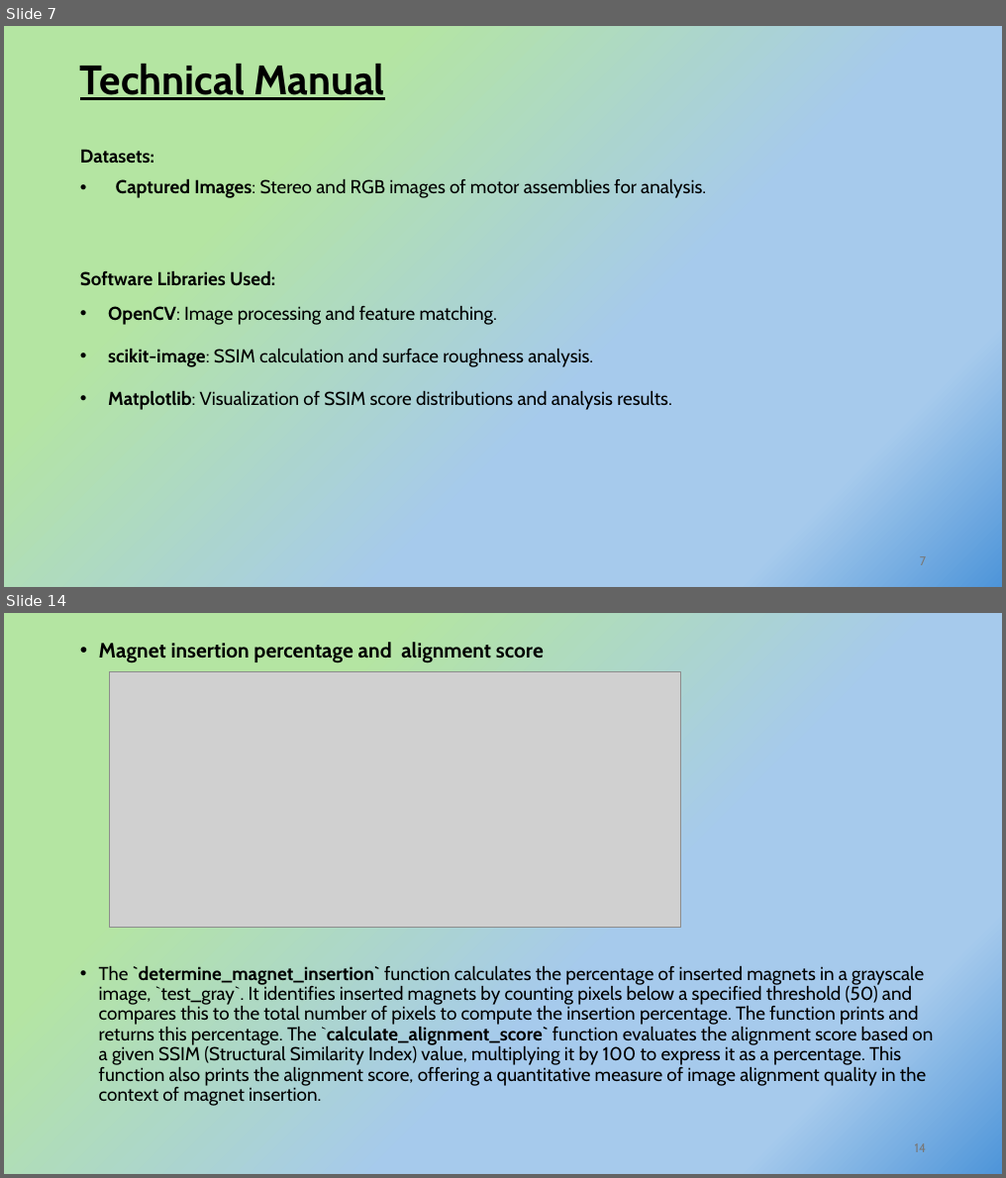
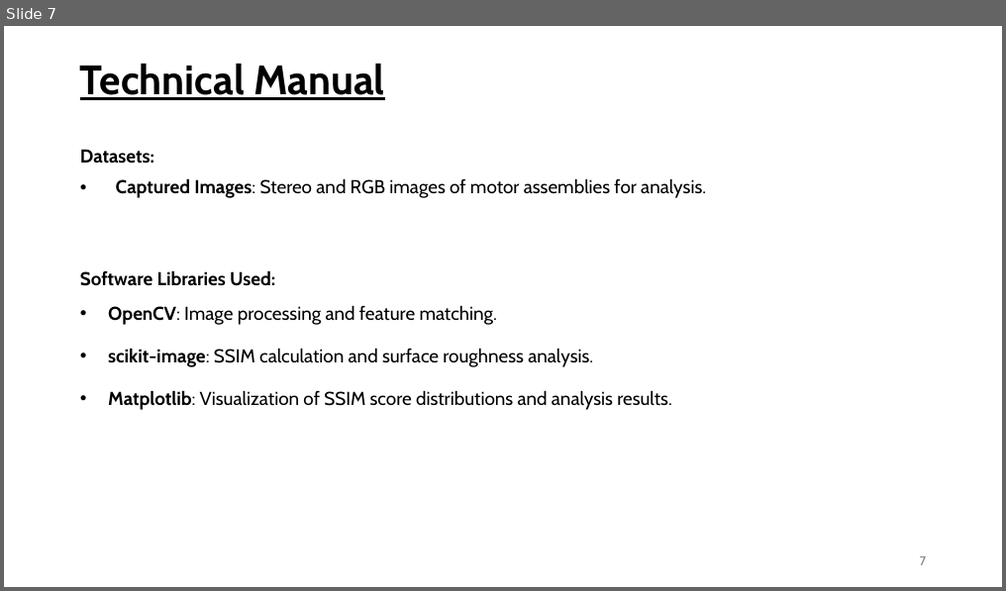
Before and after one commit to arpankumar2520/IDEAS_TIH_Project, a slide deck: MOTOR ASSEMBLY MONITORING THROUGH IMAGE ANALYSIS.pptx. Shown one above the other, each under a label of ours: slides 7 and 14 before the commit, slide 7 after it; the slides between them are not shown. The pictures are 1006x1178 and 1006x591 pixels, drawn with LibreOffice and Linux fonts; fonts in the diff are those of the drawing; grey boxes stand for pictures; background and template pictures are left out. Boxes give left, top, right and bottom in pixels: in the first picture for what was removed or moved away, otherwise in the second. Text is boxed around its words. In the diff, an @@ line names an element or a change of style, - is before the commit and + after.

```diff
--- a/MOTOR ASSEMBLY MONITORING THROUGH IMAGE ANALYSIS.pptx
+++ b/MOTOR ASSEMBLY MONITORING THROUGH IMAGE ANALYSIS.pptx
@@ slide 14 removed at [4,613,1002,1174], background gradient #B4E5A2 to #A6CAEC to #4E95D9 @@
@@ text removed at [99,642,933,1106] @@
-• Magnet insertion percentage and alignment score
-• The `determine_magnet_insertion` function calculates the percentage of inserted magnets in a grayscale image, `test_gray`. It identifies inserted magnets by counting pixels below a specified threshold (50) and compares this to the total number of pixels to compute the insertion percentage. The function prints and returns this percentage. The `calculate_alignment_score` function evaluates the alignment score based on a given SSIM (Structural Similarity Index) value, multiplying it by 100 to express it as a percentage. This function also prints the alignment score, offering a quantitative measure of image alignment quality in the context of magnet insertion.
@@ picture removed at [110,672,681,927] @@
@@ page number removed at [915,1144,926,1153] @@
-14
@@ slide 7 changed as well @@
@@ background gradient #B4E5A2 to #A6CAEC to #4E95D9 to picture (left out) @@
```
Also in this commit, not shown: 10 other slides changed, 7 slides added, 8 other slides removed, 6 other files.
